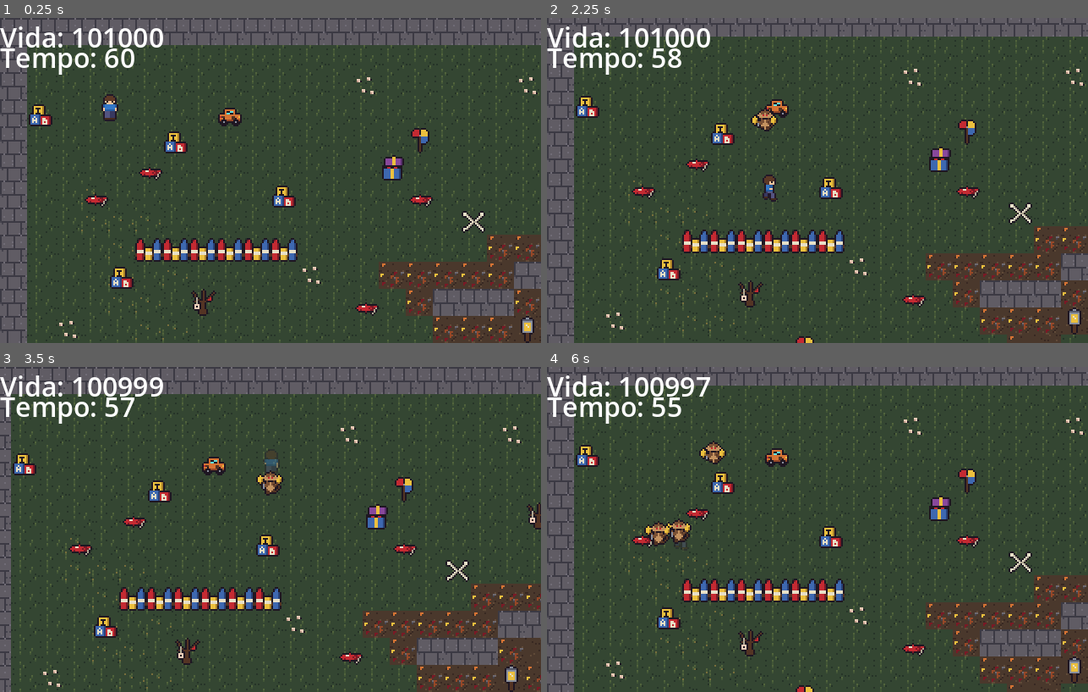
Above: before the commit, frames 1-4 (two rows, left to right).
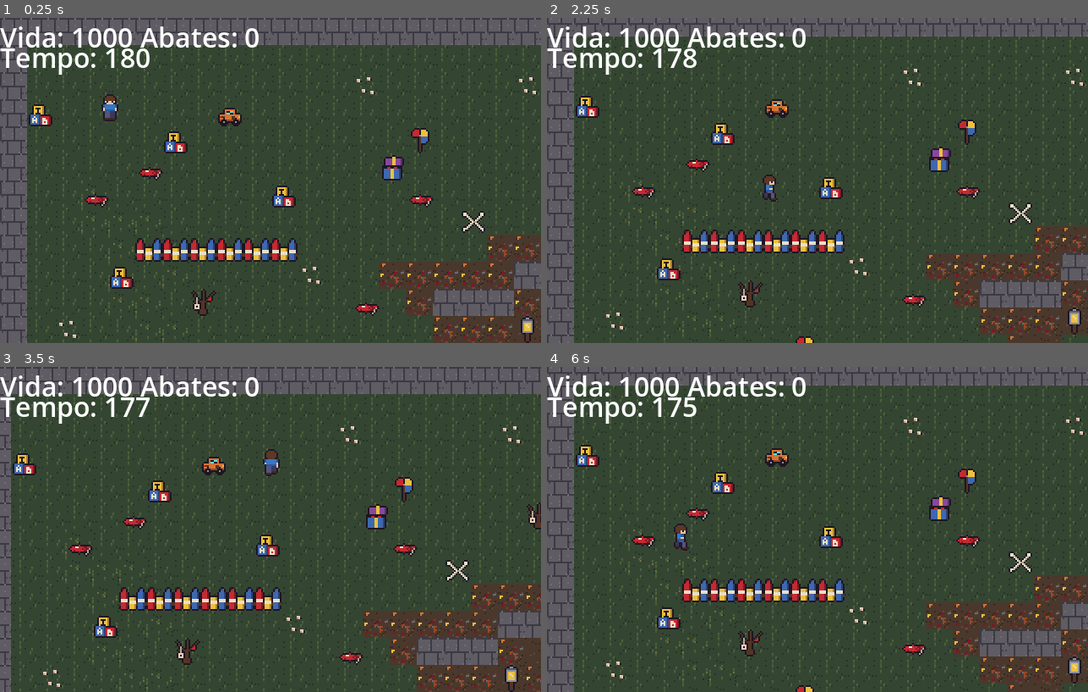
Above: after the commit, the same moments.

Repository: Olivetta21/jd2-olivetta21
Game: Godot game, scene res://scenes/cemiterio.tscn
The game is run twice, just before and just after one commit, with the same random seed, the same clock (stepped at 60 frames per second) and the same inputs.
Inputs:
- Up to frame 1 (0.25 s): no input
- Up to frame 2 (2.25 s): tap Enter (ui_accept) at 0.5, 0.77, 0.8, 1.07, 1.35, 1.52, 1.82 s; hold D (right) 0.53-1.28 s; tap Space (atacar, bound only after the commit) at 0.6, 1.55, 2.1 s; hold S (down) 1.28-2.03 s; hold D (right) from 2.03 s (still down)
- Up to frame 3 (3.5 s): tap Enter (ui_accept) at 2.3, 3.02, 3.32 s; release D (right) at 2.78 s; hold W (up) from 2.78 s (still down); tap Space (atacar, bound only after the commit) at 2.85 s
- Up to frame 4 (6 s): release W (up) at 3.53 s; hold A (left) 3.53-5.03 s; tap Enter (ui_accept) at 3.6, 3.77, 4.07, 4.52, 4.82, 5.3, 5.85 s; tap Space (atacar, bound only after the commit) at 4.35, 5.1 s; hold S (down) 5.03-5.78 s; hold D (right) from 5.78 s (still down)

The runs differ from the first frame. In frame 1, 1.0% of the frame differs, in the area x 19-48%, y 2-16%; in frame 2, 1.2%; in frame 3, 1.2%; in frame 4, 1.7%, in the area x 17-48%, y 2-57%.

Commit message:
aula-10: inimigo contorna obstaculos e ataque do jogador

Diff:
--- a/project.godot
+++ b/project.godot
@@ -53,6 +53,12 @@
 , Object(InputEventKey,"resource_local_to_scene":false,"resource_name":"","device":-1,"window_id":0,"alt_pressed":false …(186 unchanged characters)…
 ]
 }
+atacar={
+"deadzone": 0.2,
+"events": [Object(InputEventKey,"resource_local_to_scene":false,"resource_name":"","device":-1,"window_id":0,"alt_pressed":false,"shift_pressed":false,"ctrl_pressed":false,"meta_pressed":false,"pressed":false,"keycode":0,"physical_keycode":32,"key_label":0,"unicode":32,"location":0,"echo":false,"script":null)
+, Object(InputEventMouseButton,"resource_local_to_scene":false,"resource_name":"","device":-1,"window_id":0,"alt_pressed":false,"shift_pressed":false,"ctrl_pressed":false,"meta_pressed":false,"button_mask":1,"position":Vector2(70, 13),"global_position":Vector2(79, 61),"factor":1.0,"button_index":1,"canceled":false,"pressed":true,"double_click":false,"script":null)
+]
+}
 
 [layer_names]
 
--- a/scenes/cemiterio.tscn
+++ b/scenes/cemiterio.tscn
@@ -10,7 +10,7 @@
 [sub_resource type="Resource" id="Resource_a6kbn"]
 script = ExtResource("2_tbjnj")
 cena = ExtResource("3_xbdxf")
-chance = 5.0
+chance = 50.0
 metadata/_custom_type_script = "uid://m3vddknkk5df"
 
 [sub_resource type="Resource" id="Resource_7pxyx"]
@@ -45,23 +45,35 @@
 [node name="Nascedouros" type="Node2D" parent="." unique_id=1385735258]
 
 [node name="Marker2D" type="Marker2D" parent="Nascedouros" unique_id=1706666086]
-position = Vector2(100, 50)
+position = Vector2(291, 221)
 
 [node name="Marker2D2" type="Marker2D" parent="Nascedouros" unique_id=1821374779]
-position = Vector2(110, 50)
+position = Vector2(809, 264)
 
 [node name="Marker2D3" type="Marker2D" parent="Nascedouros" unique_id=1063501542]
-position = Vector2(120, 50)
+position = Vector2(835, 774)
 
 [node name="Marker2D4" type="Marker2D" parent="Nascedouros" unique_id=1741006291]
-position = Vector2(130, 50)
+position = Vector2(333, 739)
+
+[node name="Marker2D5" type="Marker2D" parent="Nascedouros" unique_id=49935499]
+position = Vector2(977, 504)
+
+[node name="Marker2D6" type="Marker2D" parent="Nascedouros" unique_id=1212202251]
+position = Vector2(507, 979)
+
+[node name="Marker2D7" type="Marker2D" parent="Nascedouros" unique_id=1030137798]
+position = Vector2(33, 540)
+
+[node name="Marker2D8" type="Marker2D" parent="Nascedouros" unique_id=1039775545]
+position = Vector2(519, 33)
 
 [node name="Horda" type="Timer" parent="." unique_id=1627812147]
 wait_time = 2.0
 autostart = true
 
 [node name="Relogio" type="Timer" parent="." unique_id=270495787]
-wait_time = 60.0
+wait_time = 180.0
 one_shot = true
 autostart = true
 
--- a/scenes/inimigo.tscn
+++ b/scenes/inimigo.tscn
@@ -33,7 +33,10 @@
 collision_mask = 5
 motion_mode = 1
 script = ExtResource("1_61lki")
+velocidade = 30.0
+vida = 10
 dano = 3
+forca_arremesso = 100.0
 
 [node name="CollisionShape2D" type="CollisionShape2D" parent="." unique_id=1738464314]
 shape = SubResource("RectangleShape2D_m4o7o")
@@ -42,7 +45,7 @@
 sprite_frames = SubResource("SpriteFrames_v5v4v")
 animation = &"walk"
 autoplay = "walk"
-frame_progress = 0.7736355
+frame_progress = 0.67451864
 
 [node name="NavigationAgent2D" type="NavigationAgent2D" parent="." unique_id=489674329]
 path_desired_distance = 4.0
--- a/scenes/inimigo_macaco.tscn
+++ b/scenes/inimigo_macaco.tscn
@@ -34,6 +34,8 @@
 motion_mode = 1
 script = ExtResource("1_a6kbn")
 velocidade = 60.0
+vida = 3
+forca_arremesso = 400.0
 
 [node name="CollisionShape2D" type="CollisionShape2D" parent="." unique_id=68561735]
 shape = SubResource("RectangleShape2D_m4o7o")
@@ -42,7 +44,7 @@
 sprite_frames = SubResource("SpriteFrames_v5v4v")
 animation = &"walk"
 autoplay = "walk"
-frame_progress = 0.6779586
+frame_progress = 0.82079417
 
 [node name="NavigationAgent2D" type="NavigationAgent2D" parent="." unique_id=23861560]
 path_desired_distance = 4.0
--- a/scenes/jogador.tscn
+++ b/scenes/jogador.tscn
@@ -189,12 +189,16 @@
 
 [sub_resource type="CircleShape2D" id="CircleShape2D_m4o7o"]
 radius = 5.0
+
+[sub_resource type="CircleShape2D" id="CircleShape2D_v5v4v"]
+radius = 20.0
 
 [node name="jogador" type="CharacterBody2D" unique_id=898078378 groups=["player"]]
 collision_layer = 2
 motion_mode = 1
 script = ExtResource("1_uahlj")
-vida = 101000
+vida = 1000
+dano = 2
 
 [node name="AnimatedSprite2D" type="AnimatedSprite2D" parent="." unique_id=655325862]
 sprite_frames = SubResource("SpriteFrames_v5v4v")
@@ -218,3 +222,19 @@
 
 [node name="CollisionShape2D" type="CollisionShape2D" parent="Hurtbox" unique_id=1350527576]
 shape = SubResource("CircleShape2D_m4o7o")
+
+[node name="Ataque" type="Area2D" parent="." unique_id=1319341666]
+collision_layer = 0
+collision_mask = 4
+
+[node name="CollisionShape2D" type="CollisionShape2D" parent="Ataque" unique_id=37511721]
+position = Vector2(0, 2)
+shape = SubResource("CircleShape2D_v5v4v")
+
+[node name="Golpe" type="ColorRect" parent="Ataque" unique_id=1504487307]
+visible = false
+offset_left = -20.0
+offset_top = -18.0
+offset_right = 20.0
+offset_bottom = 22.0
+color = Color(1, 1, 1, 0.3529412)
--- a/scripts/cemiterio.gd
+++ b/scripts/cemiterio.gd
@@ -8,9 +8,10 @@
 @onready var texto_vida: Label = $HUD/Vida
 @onready var texto_tempo: Label = $HUD/Tempo
 
+var abates := 0
 
 func _process(_delta: float) -> void:
-	texto_vida.text = "Vida: %d" % jogador.vida
+	texto_vida.text = "Vida: %d Abates: %d" % [jogador.vida, abates]
 	texto_tempo.text = "Tempo: %d" % ceil(relogio.time_left)
 
 func _on_horda_timeout() -> void:
@@ -46,5 +47,7 @@
 
 		if sorteio < 0.0:
 			return inimigo.cena
+	return null
 
-	return null
+func inimigo_morreu(_inimigo: Node2D) -> void:
+	abates += 1
--- a/scripts/inimigo.gd
+++ b/scripts/inimigo.gd
@@ -1,10 +1,23 @@
 extends CharacterBody2D
 @export var velocidade: float = 40.0
+@export var vida: int = 1
 @export var dano: int = 1
+@export var forca_arremesso: float = 180.0
+@export var atraso_morte: float = 0.3
+var velocidade_arremesso := Vector2.ZERO
+var morreu := false
 
 @onready var agente: NavigationAgent2D = $NavigationAgent2D
 
 func _physics_process(_delta: float) -> void:
+	if velocidade_arremesso != Vector2.ZERO:
+		velocity = velocidade_arremesso
+		move_and_slide()
+		velocidade_arremesso = velocidade_arremesso.move_toward(Vector2.ZERO, forca_arremesso * 4.0 * _delta)
+		return
+	if morreu:
+		return
+
 	var jogador := get_tree().get_first_node_in_group("player") as Node2D
 	if jogador == null:
 		return
@@ -17,3 +30,20 @@
 	var hurtbox := jogador.get_node("Hurtbox") as Area2D
 	if hurtbox.get_overlapping_bodies().has(self):
 		jogador.call("levar_dano", dano)
+
+func levar_golpe(dano_recebido: int) -> void:
+	if morreu:
+		return
+
+	vida -= dano_recebido
+
+	var jogador := get_tree().get_first_node_in_group("player") as Node2D
+	if jogador != null:
+		var direcao_arremesso := jogador.global_position.direction_to(global_position)
+		velocidade_arremesso = direcao_arremesso * forca_arremesso
+
+	if vida <= 0:
+		morreu = true
+		get_tree().current_scene.inimigo_morreu(self)
+		await get_tree().create_timer(atraso_morte).timeout
+		queue_free()
--- a/scripts/jogador.gd
+++ b/scripts/jogador.gd
@@ -2,11 +2,19 @@
 
 @export var velocidade: float = 70.0
 @export var vida: int = 3
+@export var dano: int = 1
+
 var invencivel := false
+var pode_atacar := true
 
 @onready var anim: AnimatedSprite2D = $AnimatedSprite2D
+@onready var ataque: Area2D = $Ataque
+@onready var golpe: ColorRect = $Ataque/Golpe
 
 func _physics_process(_delta: float) -> void:
+	if pode_atacar and Input.is_action_just_pressed("atacar"):
+		atacar()
+
 	var direcao = Input.get_vector("left", "right", "up", "down")
 	velocity = direcao * velocidade
 	move_and_slide()
@@ -40,3 +48,16 @@
 	await get_tree().create_timer(1.0).timeout
 	modulate.a = 1.0
 	invencivel = false
+
+func atacar() -> void:
+	for alvo in ataque.get_overlapping_bodies():
+		if not alvo.is_in_group("inimigo"):
+			continue
+		alvo.levar_golpe(dano)
+	# O clarão dura 0,1 s; o próximo golpe só sai 0,4 s depois deste.
+	pode_atacar = false
+	golpe.visible = true
+	await get_tree().create_timer(0.1).timeout
+	golpe.visible = false
+	await get_tree().create_timer(0.3).timeout
+	pode_atacar = true
